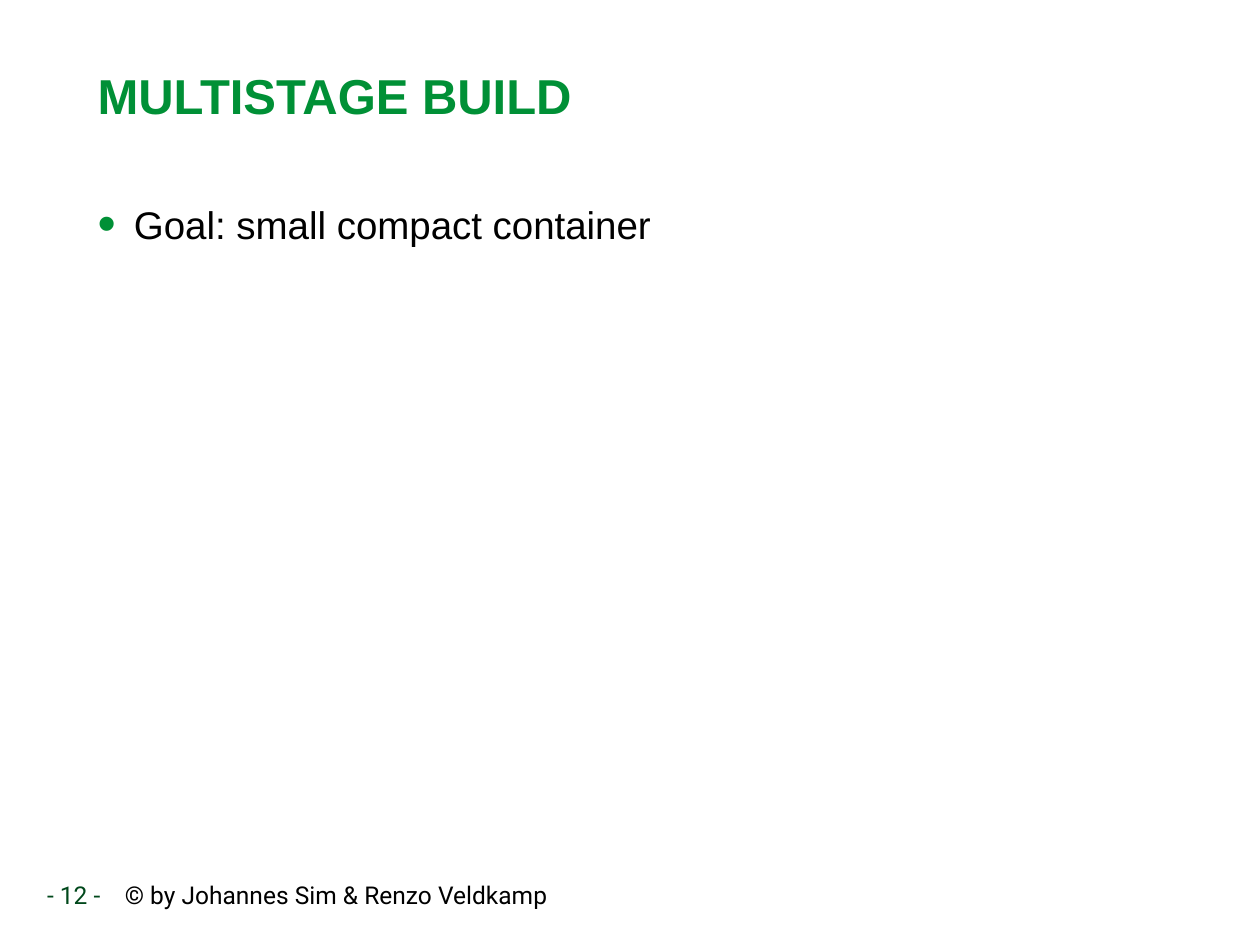
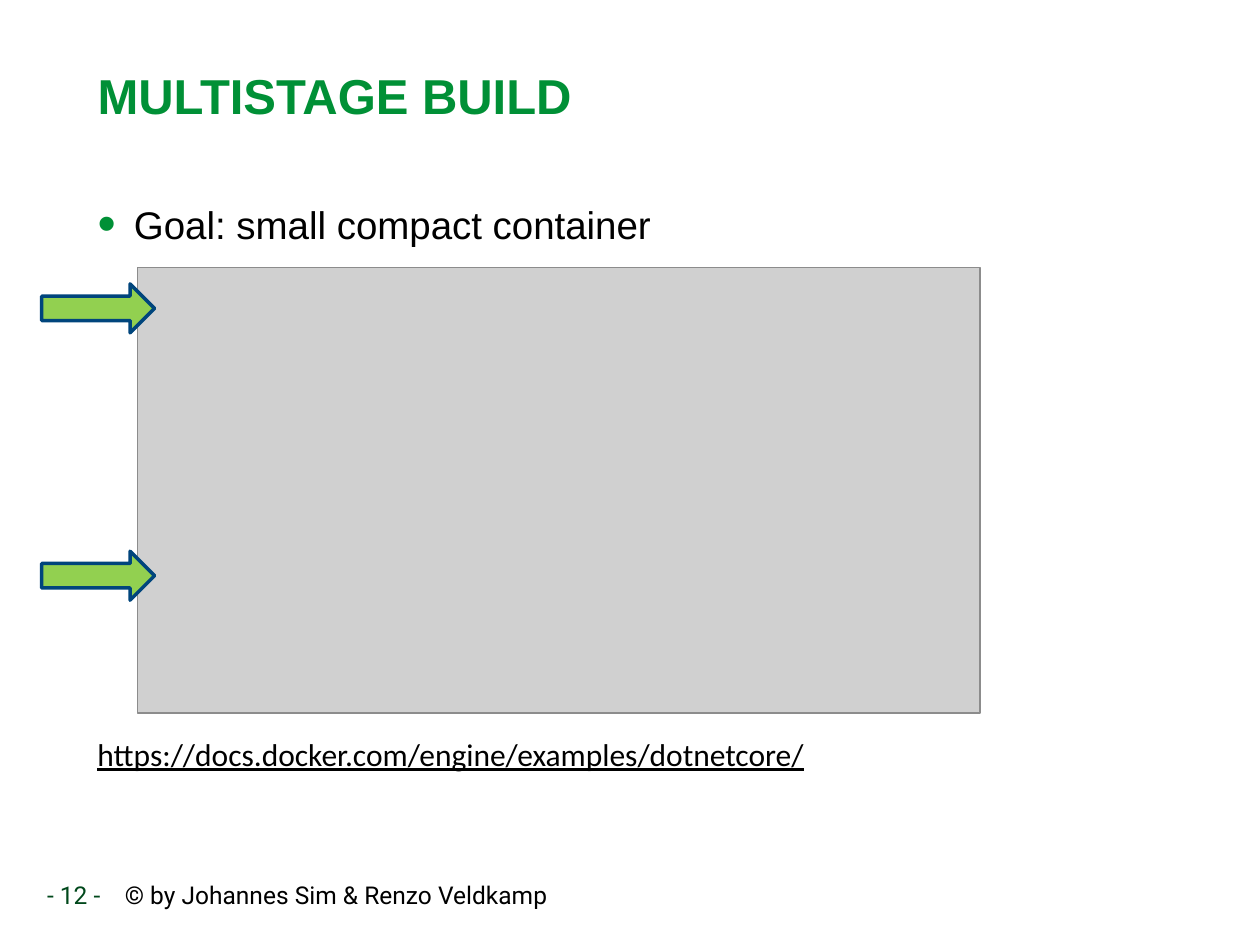
Before and after one commit to RenzoVeldkamp/MicroContainer, a slide deck: slide 12 of Presentatie/Docker102.pptx. Drawn at 1260x945 pixels with LibreOffice and Linux fonts; fonts in the diff are those of the drawing; grey boxes stand for pictures; background and template pictures are left out. Boxes give left, top, right and bottom in pixels: in the first picture for what was removed or moved away, otherwise in the second. Text is boxed around its words. In the diff, an @@ line names an element or a change of style, - is before the commit and + after.

Commit message:
added multistage

```diff
--- a/Presentatie/Docker102.pptx
+++ b/Presentatie/Docker102.pptx
@@ picture added at [137,267,980,713] @@
@@ right arrow added at [42,284,155,333], fill #92D050, outline #00467C 2 pt @@
@@ right arrow added at [42,552,155,601], fill #92D050, outline #00467C 2 pt @@
@@ text added at [97,744,803,772], 18 pt, text #000000, underline @@
+https://docs.docker.com/engine/examples/dotnetcore/
```
Also in this commit, not shown: 3 other slides changed, 1 slide added.
